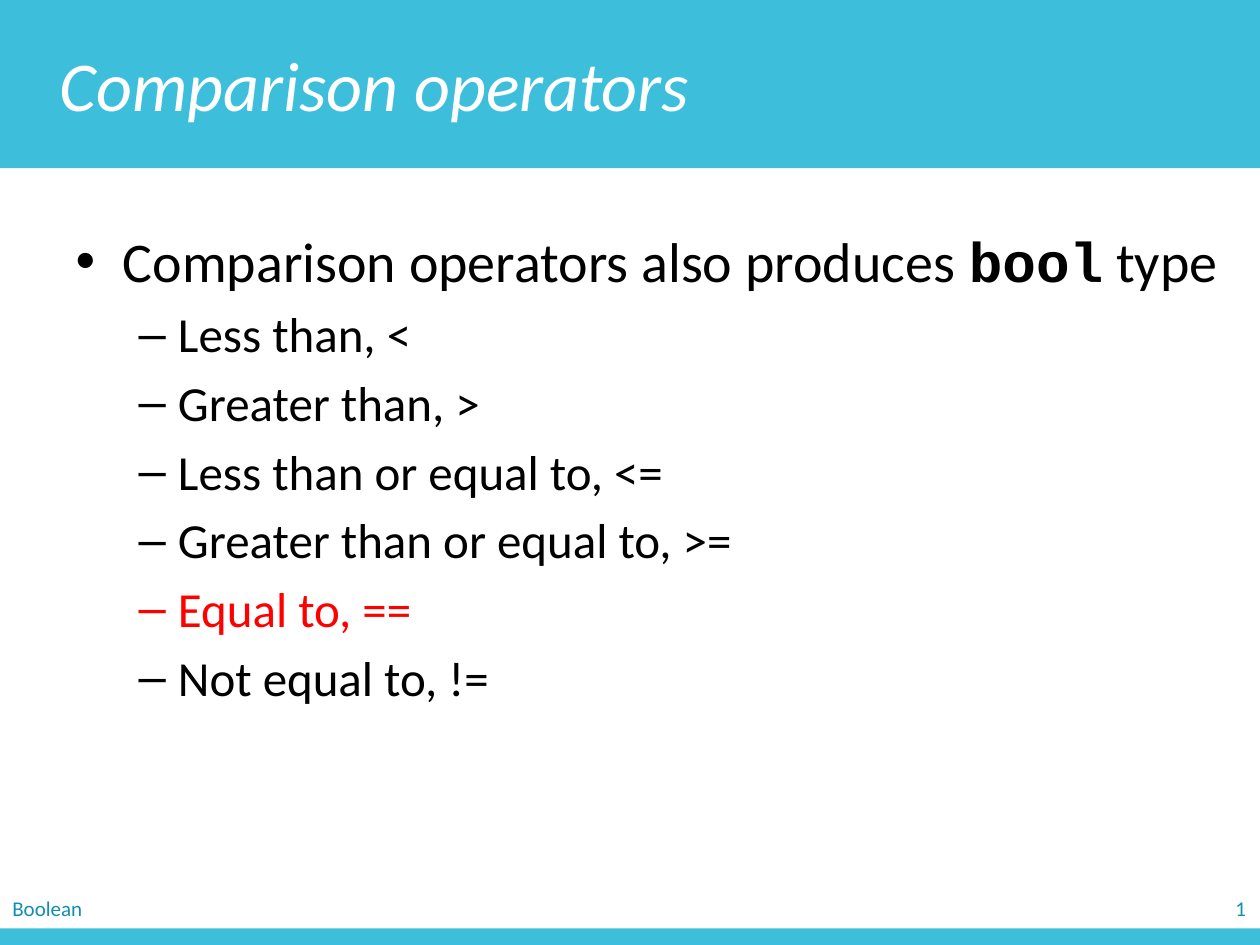
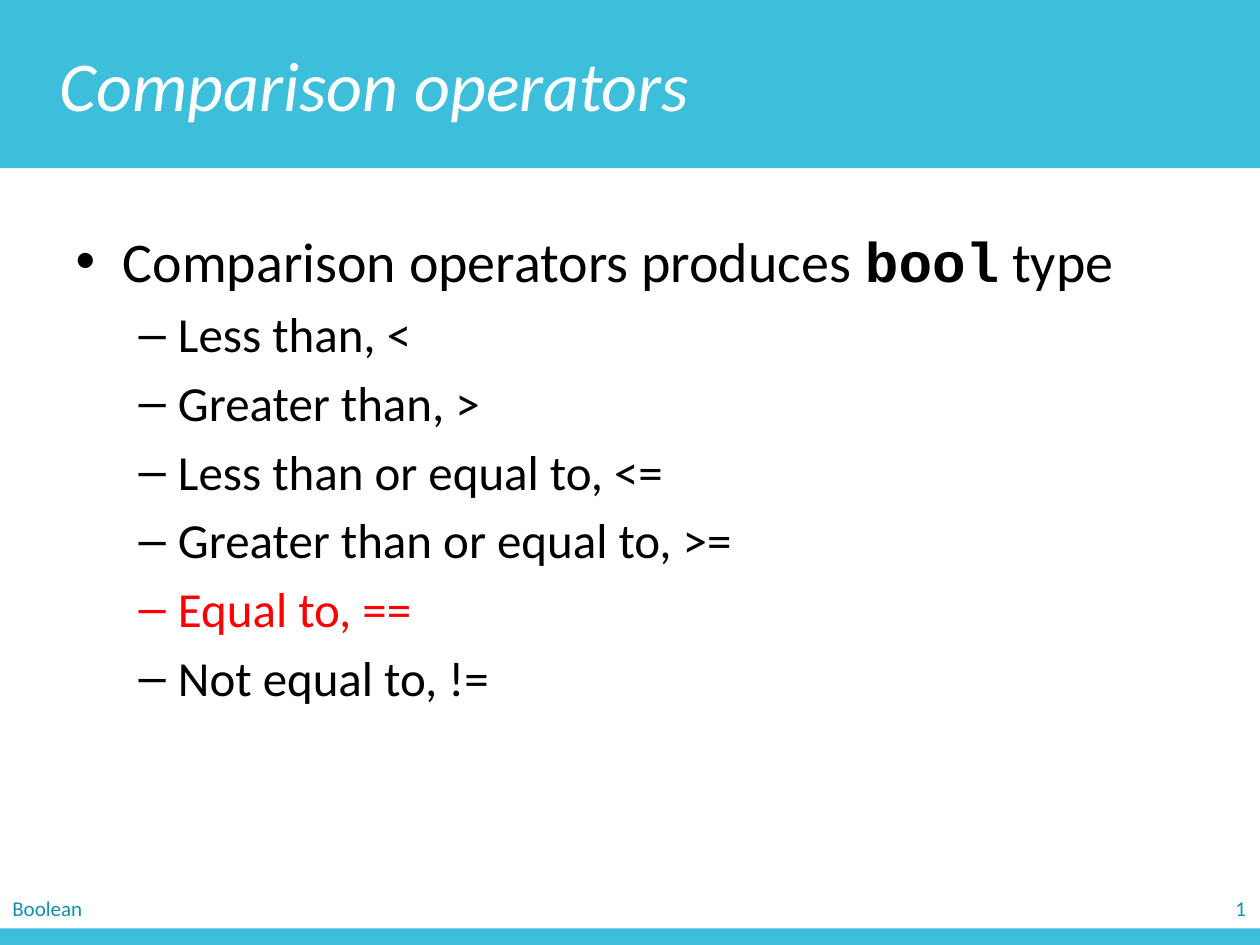
Before and after one commit to zichengliao/zuics101-fa17, a slide deck: slide 48 of lectures/lec05/lec05.pptx (slide 50 before the commit). Drawn at 1260x945 pixels with LibreOffice and Linux fonts; fonts in the diff are those of the drawing. Boxes give left, top, right and bottom in pixels: in the first picture for what was removed or moved away, otherwise in the second. Text is boxed around its words. In the diff, an @@ line names an element or a change of style, - is before the commit and + after.

```diff
--- a/lectures/lec05/lec05.pptx
+++ b/lectures/lec05/lec05.pptx
@@ text at [123, 242, 1113, 291]: text changed @@
-• Comparison operators also produces bool type
+• Comparison operators produces bool type
```
Also in this commit, not shown: 16 other slides changed, 3 slides added, 5 slides removed, 3 other files.
